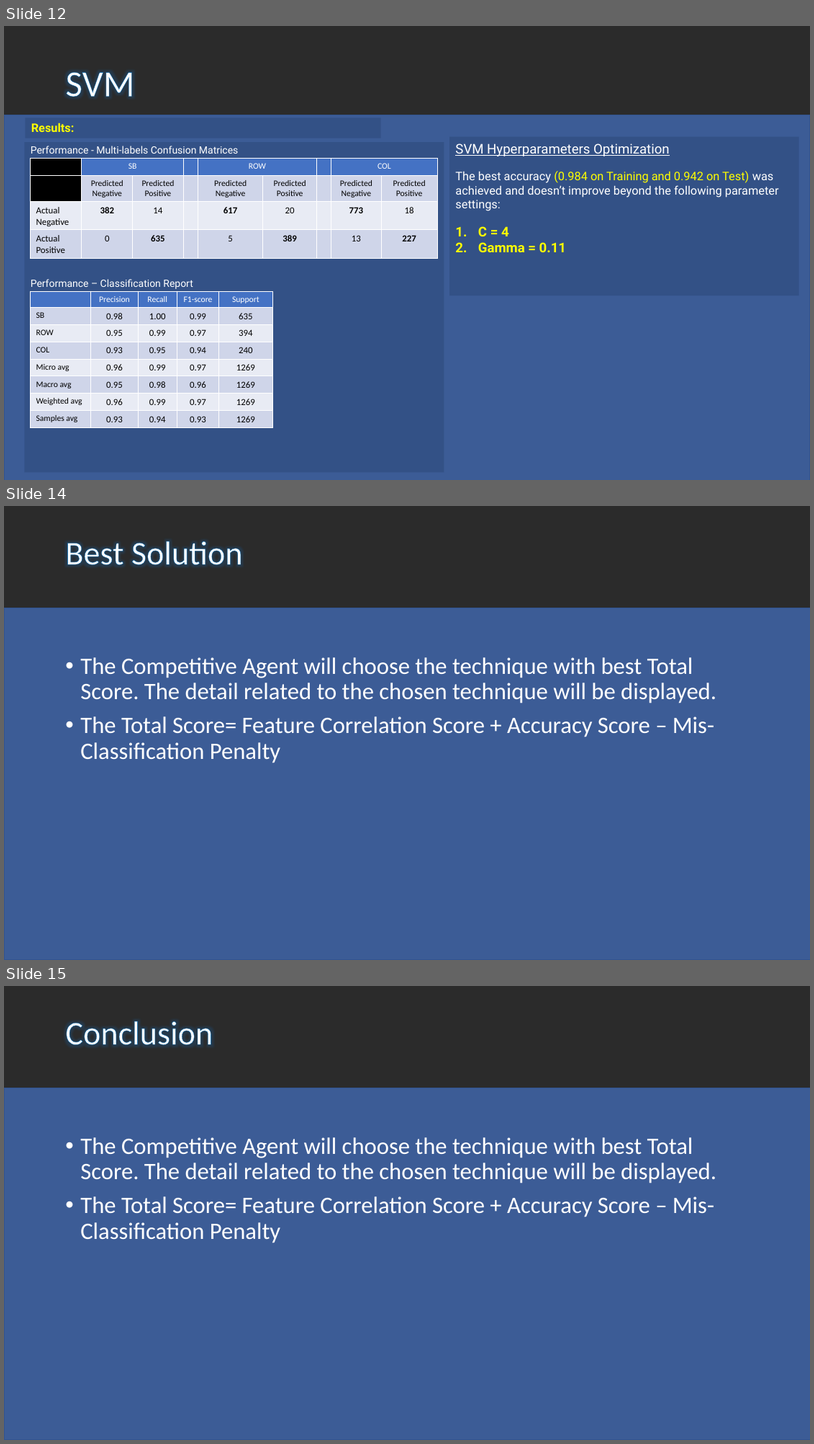
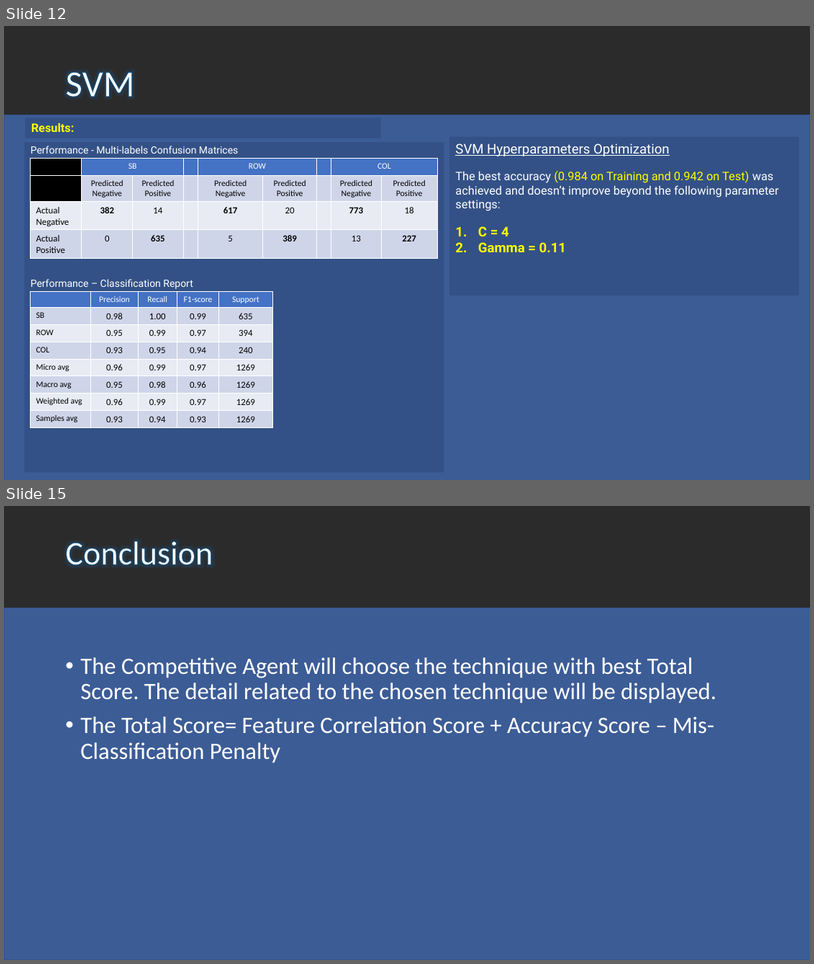
Before and after one commit to optimusium/PSUPR, a slide deck: Troubleshooting Chip Failures with Hybrid Classification System_with MLP and SVM slides added.pptx. Shown one above the other, each under a label of ours: slides 12, 14 and 15 before the commit, slides 12 and 15 after it; the slides between them are not shown. The pictures are 814x1444 and 814x964 pixels, drawn with LibreOffice and Linux fonts; fonts in the diff are those of the drawing; background and template pictures are left out; a plain dark background stands for a picture behind light text. Boxes give left, top, right and bottom in pixels: in the first picture for what was removed or moved away, otherwise in the second. Text is boxed around its words. In the diff, an @@ line names an element or a change of style, - is before the commit and + after.

```diff
--- a/Troubleshooting Chip Failures with Hybrid Classification System_with MLP and SVM slides added.pptx
+++ b/Troubleshooting Chip Failures with Hybrid Classification System_with MLP and SVM slides added.pptx
@@ slide 14 removed at [4,506,810,960], background picture (left out) @@
@@ title removed at [65,541,243,565] @@
-Best Solution
@@ rectangle removed at [5,608,810,960] @@
@@ text removed at [80,657,717,763] @@
-• The Competitive Agent will choose the technique with best Total Score. The detail related to the chosen technique will be displayed.
-• The Total Score= Feature Correlation Score + Accuracy Score – Mis-Classification Penalty
```
Also in this commit, not shown: 1 slide changed, 1 slide added.
